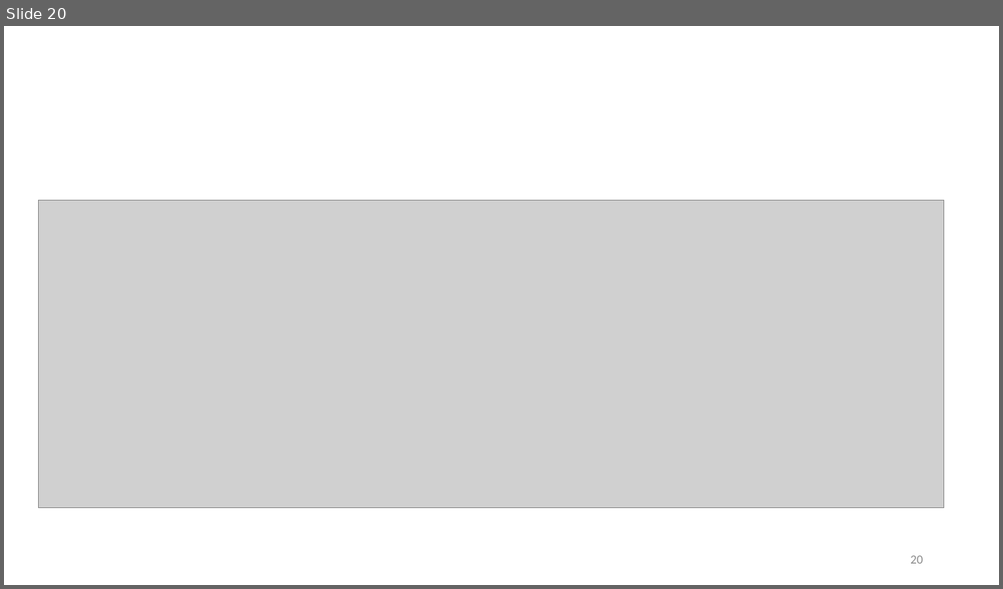
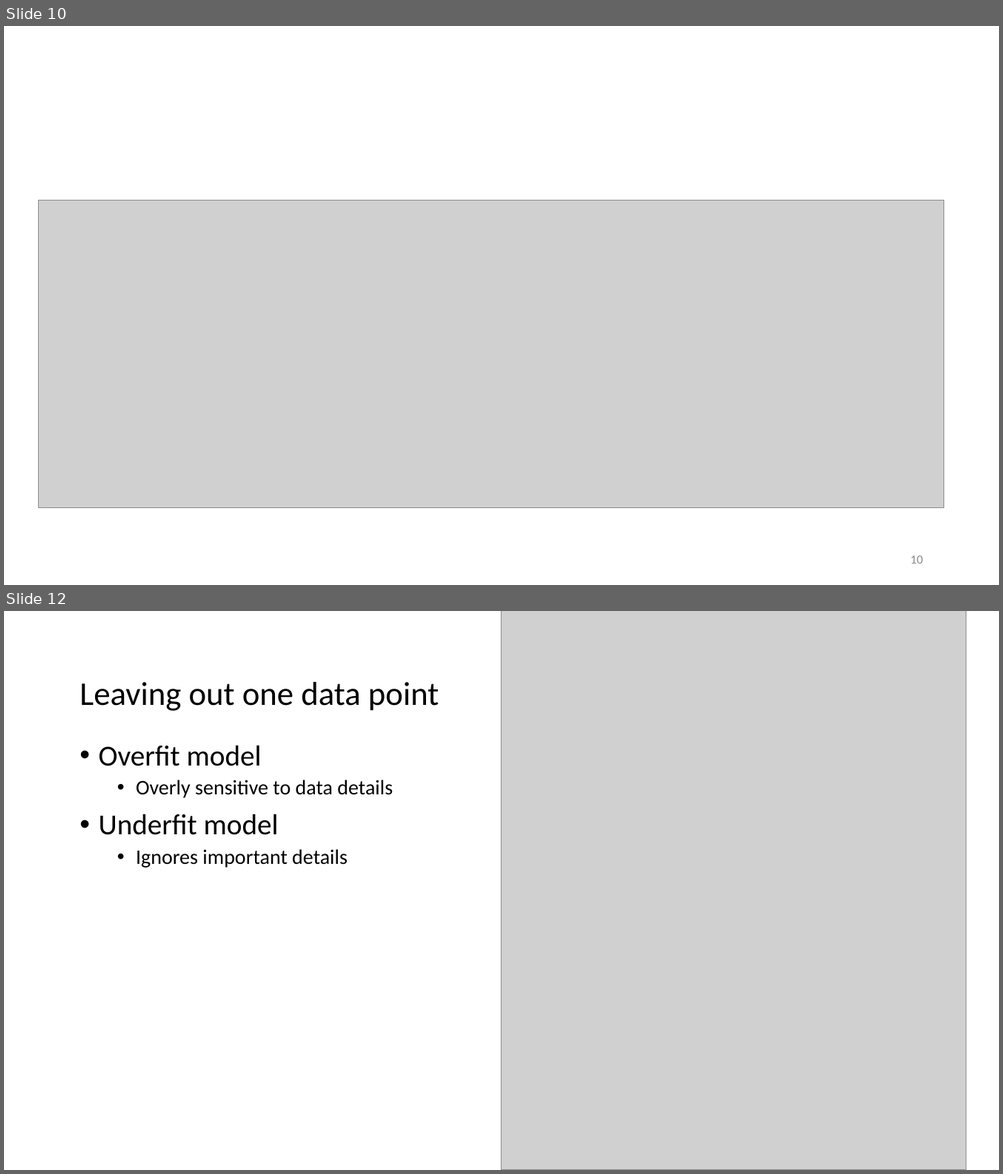
Before and after one commit to opherdonchin/StatisticalComputationAndAnalysis, a slide deck: Lectures/Lecture 8 Model Comparison.pptx. Shown one above the other, each under a label of ours: slide 20 before the commit, slides 10 and 12 after it; the slides between them are not shown. The pictures are 1003x589 and 1003x1174 pixels, drawn with LibreOffice and Linux fonts; fonts in the diff are those of the drawing; grey boxes stand for pictures. Boxes give left, top, right and bottom in pixels: in the first picture for what was removed or moved away, otherwise in the second. Text is boxed around its words. In the diff, an @@ line names an element or a change of style, - is before the commit and + after.

Commit message:
Done iwth over and underfitting.

```diff
--- a/Lectures/Lecture 8 Model Comparison.pptx
+++ b/Lectures/Lecture 8 Model Comparison.pptx
@@ slide 12 added at bbox=[4, 611, 999, 1170], background #FFFFFF @@
@@ picture added at bbox=[502, 611, 966, 1170] @@
@@ title added at bbox=[79, 682, 438, 711], 32 pt, text #000000 @@
+Leaving out one data point
@@ text added at bbox=[99, 745, 392, 868], 20 pt, text #000000 @@
+• Overfit model
+  • Overly sensitive to data details
+• Underfit model
+  • Ignores important details
@@ what was slide 20 is now slide 10 @@
@@ page number at bbox=[910, 556, 922, 564]: text changed @@
-20
+10
```
Also in this commit, not shown: 2 slides changed, 1 other slide added, 1 other file.
